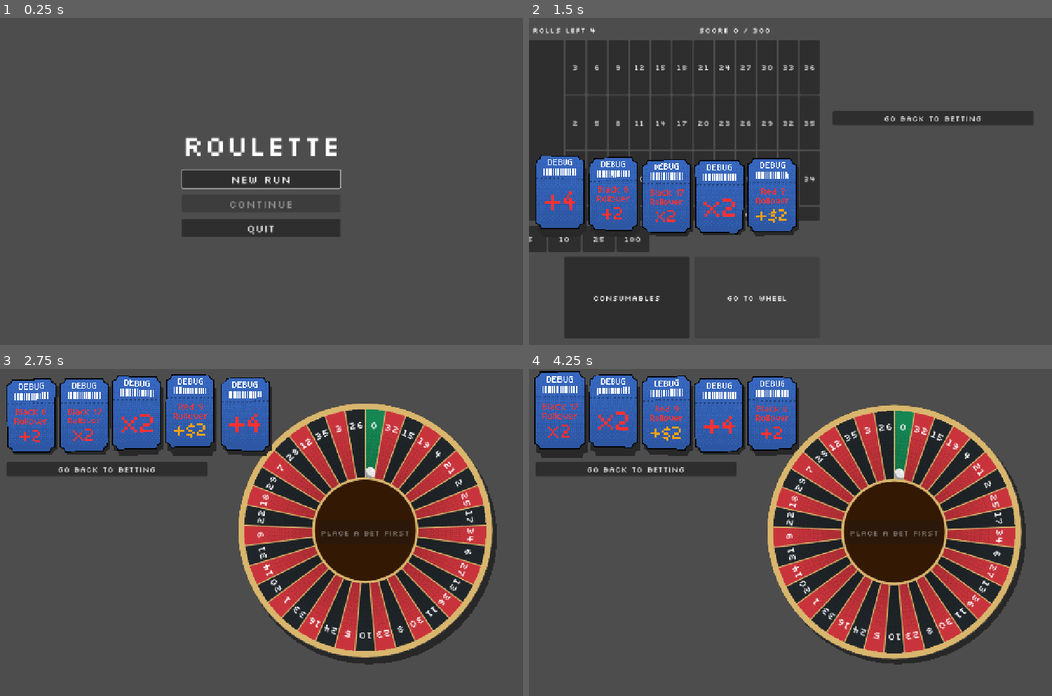
Above: before the commit, frames 1-4 (two rows, left to right).
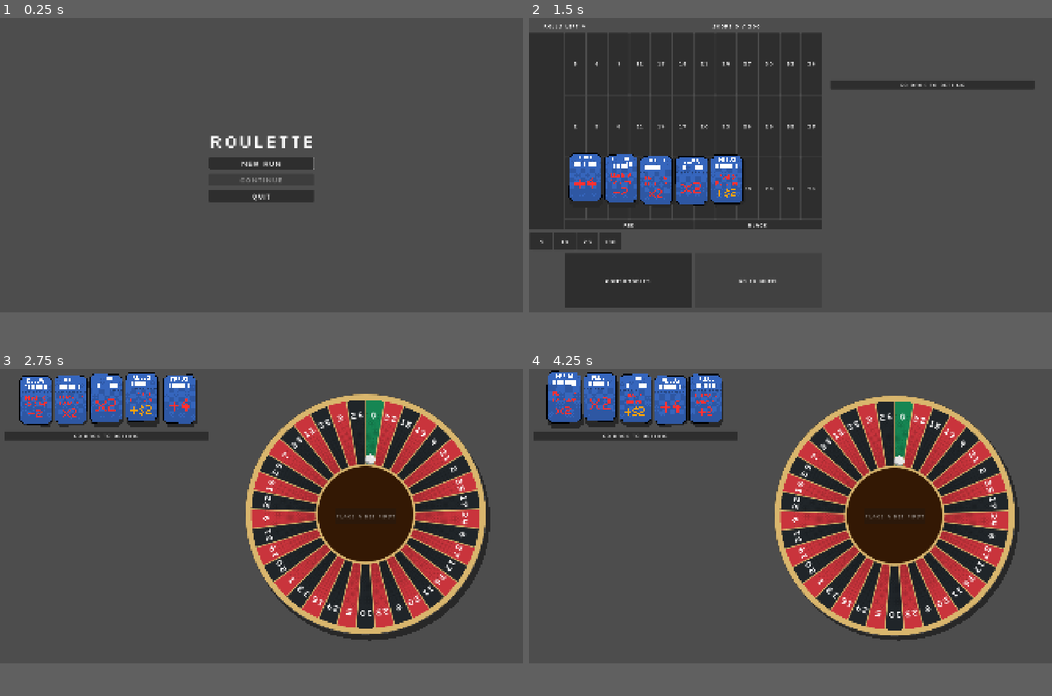
Above: after the commit, the same moments.

Repository: ross-ca/roulette-wheel
Game: Godot game, scene res://scenes/main_menu/main_menu.tscn
Two runs of this game, one before a commit and one after it. Both use one fixed random seed, a clock stepped at 60 frames per second and the inputs below.
Inputs (mouse positions are in pixels of both pictures, inside the frame that each line leads up to):
- Up to frame 1 (0.25 s): no input
- Up to frame 2 (1.5 s): click "New run" at 0.5 s; click "Go to wheel" at 1.25 s
- Up to frame 3 (2.75 s): drag from (31, 418) to (313, 460) at 2.02 s
- Up to frame 4 (4.25 s): drag from (560, 414) to (764, 597) at 2.77 s; move the mouse to (560, 414) at 3.52 s; click (560, 414) at 3.67 s
In our replay, the window is 800x500 before the commit and 800x450 after it. These sizes can differ from the game's own. Grey fills any space a smaller window leaves; there, only what the larger window draws over its background counts as a difference.

The runs differ from the first frame. In frame 1, 4.9% of the frame differs, in the area x 34-66%, y 36-67%; in frame 2, 19%; in frame 3, 35%; in frame 4, 36%, in the area x 0-95%, y 0-91%.

Commit message:
feat: add card hover mute toggle

Diff:
--- a/project.godot
+++ b/project.godot
@@ -22,8 +22,8 @@
 
 [display]
 
-window/size/viewport_width=1280
-window/size/viewport_height=800
+window/size/viewport_width=1920
+window/size/viewport_height=1080
 window/stretch/mode="canvas_items"
 window/stretch/aspect="expand"
 
--- a/scenes/card/card.gd
+++ b/scenes/card/card.gd
@@ -30,6 +30,8 @@
 @export_range(0.0, 20.0, 0.1) var idle_tilt: float = 2.0
 ## Revolutions per second of the idle drift.
 @export_range(0.0, 2.0, 0.01) var idle_speed: float = 0.25
+## Toggles playing of a sound on card hover.
+@export var mute_hover_sound: bool = false;
 
 ## The card's resting scale. Set this instead of `scale`, which the hover pop overwrites.
 ## Normally set by CardContainer.
@@ -116,7 +118,7 @@
 
 func _set_hovered(hovered: bool) -> void:
 	_hovered = hovered
-	if hovered and hover_sound:
+	if hovered and hover_sound and !mute_hover_sound:
 		var pitch := 1.0 + randf_range(-hover_sound_pitch_variance, hover_sound_pitch_variance)
 		Audio.play_sfx(hover_sound, hover_sound_volume_db, pitch)
 
--- a/scenes/card/card.tscn
+++ b/scenes/card/card.tscn
@@ -23,3 +23,4 @@
 material = SubResource("ShaderMaterial_card")
 mouse_filter = 0
 script = ExtResource("2_script")
+mute_hover_sound = true
--- a/scenes/play/play.tscn
+++ b/scenes/play/play.tscn
@@ -26,7 +26,7 @@
 texture_filter = 2
 ball_extra_turns_min = 6
 
-[node name="Views" type="Control" parent="."]
+[node name="Views" type="Control" parent="." unique_id=61409807]
 clip_contents = true
 layout_mode = 1
 anchors_preset = 15
@@ -36,7 +36,7 @@
 grow_vertical = 2
 mouse_filter = 2
 
-[node name="BettingView" parent="Views" instance=ExtResource("3_betting")]
+[node name="BettingView" parent="Views" unique_id=970465835 instance=ExtResource("3_betting")]
 layout_mode = 0
 anchors_preset = 0
 anchor_right = 0.0
@@ -44,7 +44,7 @@
 grow_horizontal = 1
 grow_vertical = 1
 
-[node name="WheelView" parent="Views" instance=ExtResource("4_wheel")]
+[node name="WheelView" parent="Views" unique_id=1096472193 instance=ExtResource("4_wheel")]
 layout_mode = 0
 anchors_preset = 0
 anchor_right = 0.0
Not shown: 1 places in scenes/play/play.tscn that only renumber resources
